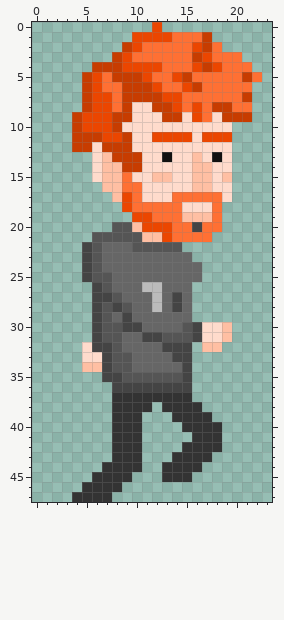
File history of a pixel-art sprite, pfp-game/platforms/browser/www/img/level-0-character-jump.png. That is the earlier state.
The file is 24x48 pixels.
Now the later version:
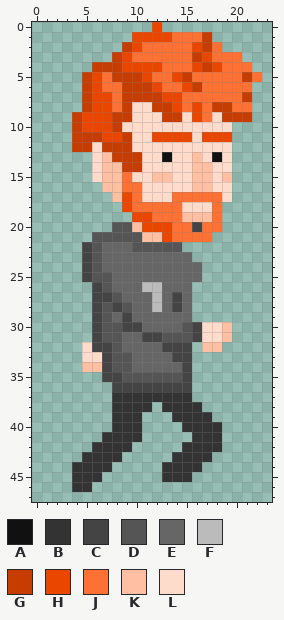
Palette (. is transparent): A #111111  B #333333  C #444444  D #555555  E #666666  F #bbbbbb  G #c73c00  H #eb4600  J #ff7033  K #ffbfa3  L #ffdbcc
Diff:
The author put colour B in row 41 at x 7; in row 42 at x 6 to 7; in row 43 at x 5 to 7; in row 44 at x 4 to 6; in row 45 at x 4 to 5; in row 46 at x 4.
The author cleared colour B in row 42 at x 10; in row 43 at x 9 to 10; in row 44 at x 8 to 10; in row 45 at x 7 to 9; in row 46 at x 6 to 8; in row 47 at x 4 to 7.
